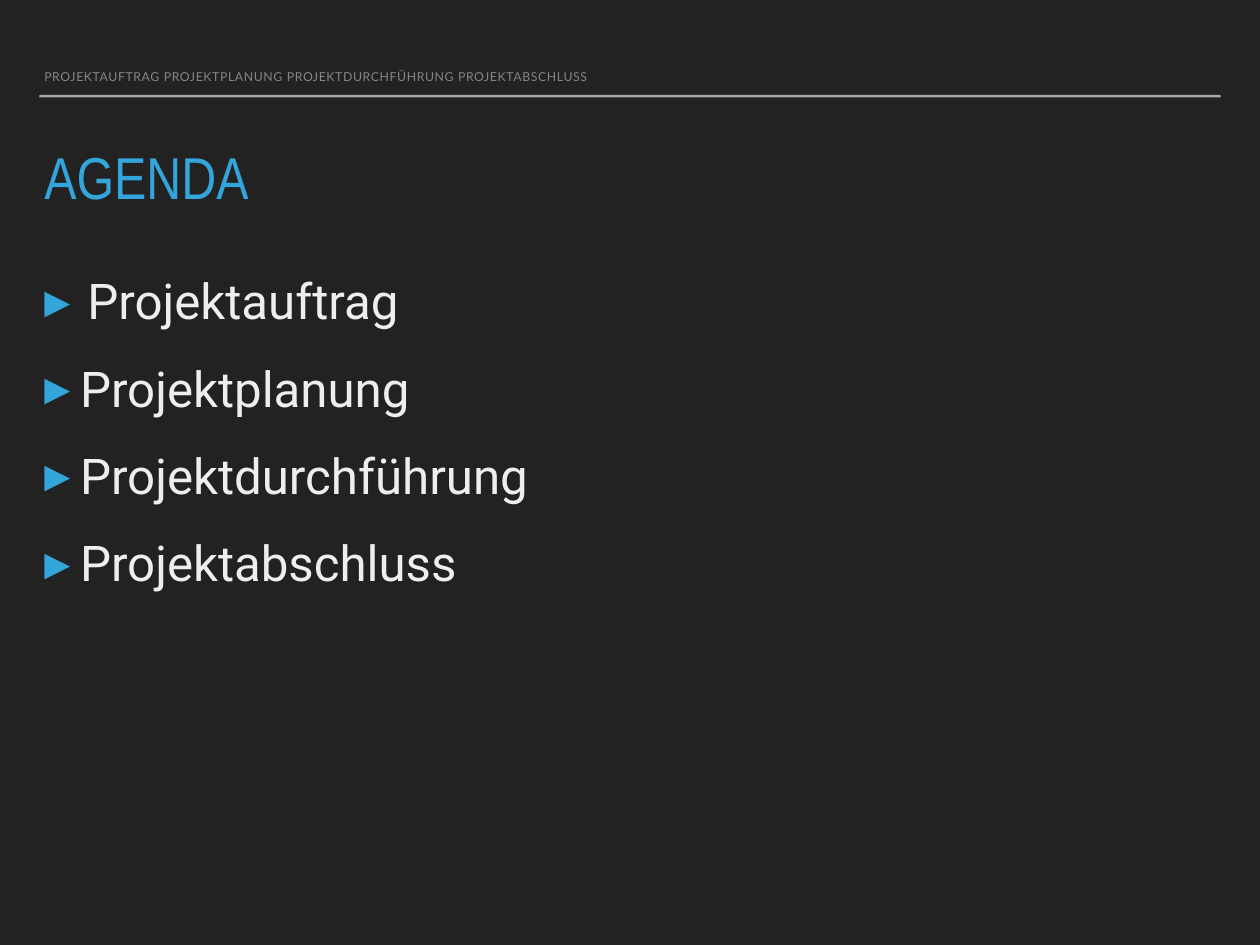
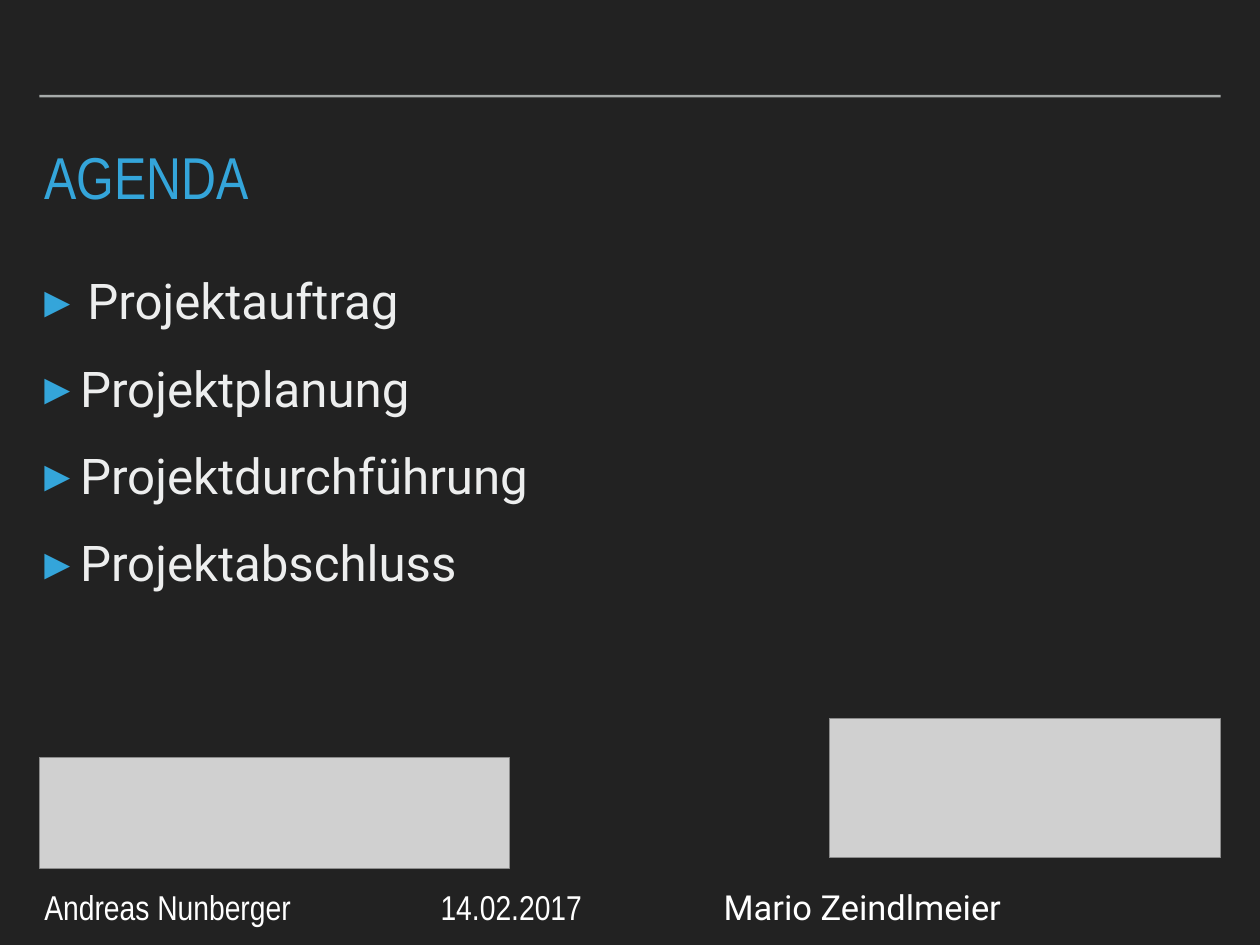
Before and after one commit to gamebreak3r/wirgewinnt, a slide deck: slide 2 of Doku/schule.pptx. Drawn at 1260x945 pixels with LibreOffice and Linux fonts; fonts in the diff are those of the drawing; grey boxes stand for pictures. Boxes give left, top, right and bottom in pixels: in the first picture for what was removed or moved away, otherwise in the second. Text is boxed around its words. In the diff, an @@ line names an element or a change of style, - is before the commit and + after.

```diff
--- a/Doku/schule.pptx
+++ b/Doku/schule.pptx
@@ text removed at (44, 70, 587, 81) @@
-PROJEKTAUFTRAG PROJEKTPLANUNG PROJEKTDURCHFÜHRUNG PROJEKTABSCHLUSS
@@ picture added at (829, 719, 1220, 858) @@
@@ picture added at (39, 758, 509, 867) @@
@@ text added at (44, 894, 1001, 927), 28 pt, text #FFFFFF @@
+Andreas Nunberger 14.02.2017 Mario Zeindlmeier
```
Also in this commit, not shown: 13 other slides changed.
